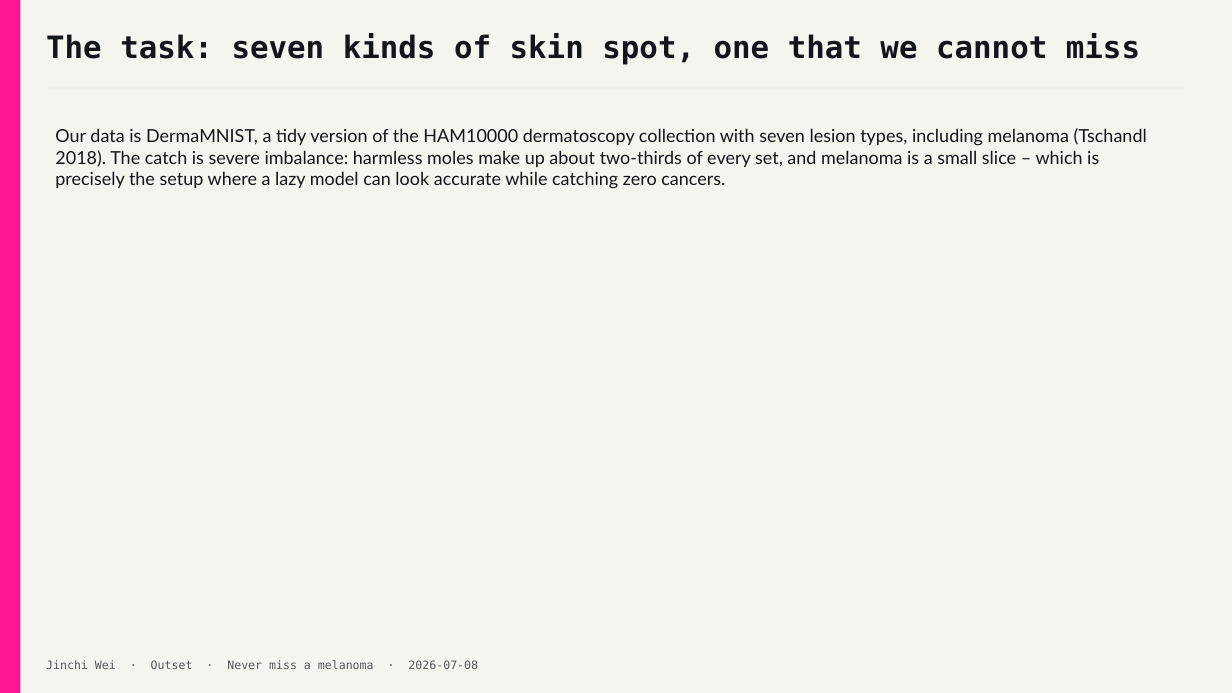
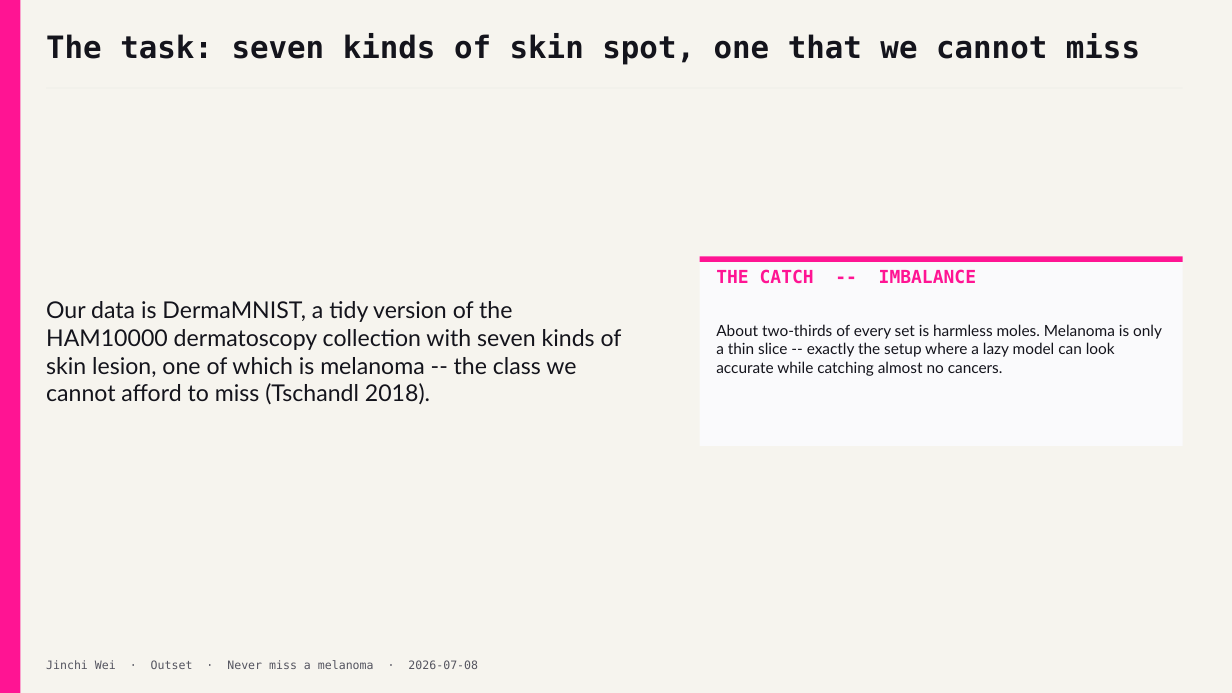
Before and after one commit to jinchiwei/outset-ai-healthcare, a slide deck: slide 7 of solutions/g2_skin_screening/slides/g2_skin_screening.pptx. Drawn at 1232x693 pixels with LibreOffice and Linux fonts; fonts in the diff are those of the drawing. Boxes give left, top, right and bottom in pixels: in the first picture for what was removed or moved away, otherwise in the second. Text is boxed around its words. In the diff, an @@ line names an element or a change of style, - is before the commit and + after.

```diff
--- a/solutions/g2_skin_screening/slides/g2_skin_screening.pptx
+++ b/solutions/g2_skin_screening/slides/g2_skin_screening.pptx
@@ text "Our data is DermaMNIST, a ..." at (x1=46, y1=301, x2=622, y2=404): vertical alignment top to middle @@
@@ rectangle added at (x1=700, y1=256, x2=1183, y2=445), fill #FAFAFC @@
@@ rectangle added at (x1=700, y1=256, x2=1183, y2=262), fill #FF1493 @@
@@ text added at (x1=716, y1=269, x2=976, y2=284), 14 pt, text #FF1493, bold @@
+THE CATCH -- IMBALANCE
@@ text at (x1=46, y1=301, x2=622, y2=404): text changed; size 14 to 18 pt @@
-Our data is DermaMNIST, a tidy version of the HAM10000 dermatoscopy collection with seven lesion types, including melanoma (Tschandl 2018). The catch is severe imbalance: harmless moles make up about two-thirds of every set, and melanoma is a small slice – which is precisely the setup where a lazy model can look accurate while catching zero cancers.
+Our data is DermaMNIST, a tidy version of the HAM10000 dermatoscopy collection with seven kinds of skin lesion, one of which is melanoma -- the class we cannot afford to miss (Tschandl 2018).
@@ text added at (x1=716, y1=324, x2=1162, y2=376), 12 pt, text #14141C @@
+About two-thirds of every set is harmless moles. Melanoma is only a thin slice -- exactly the setup where a lazy model can look accurate while catching almost no cancers.
```
Also in this commit, not shown: 11 other slides changed, 3 other files.
